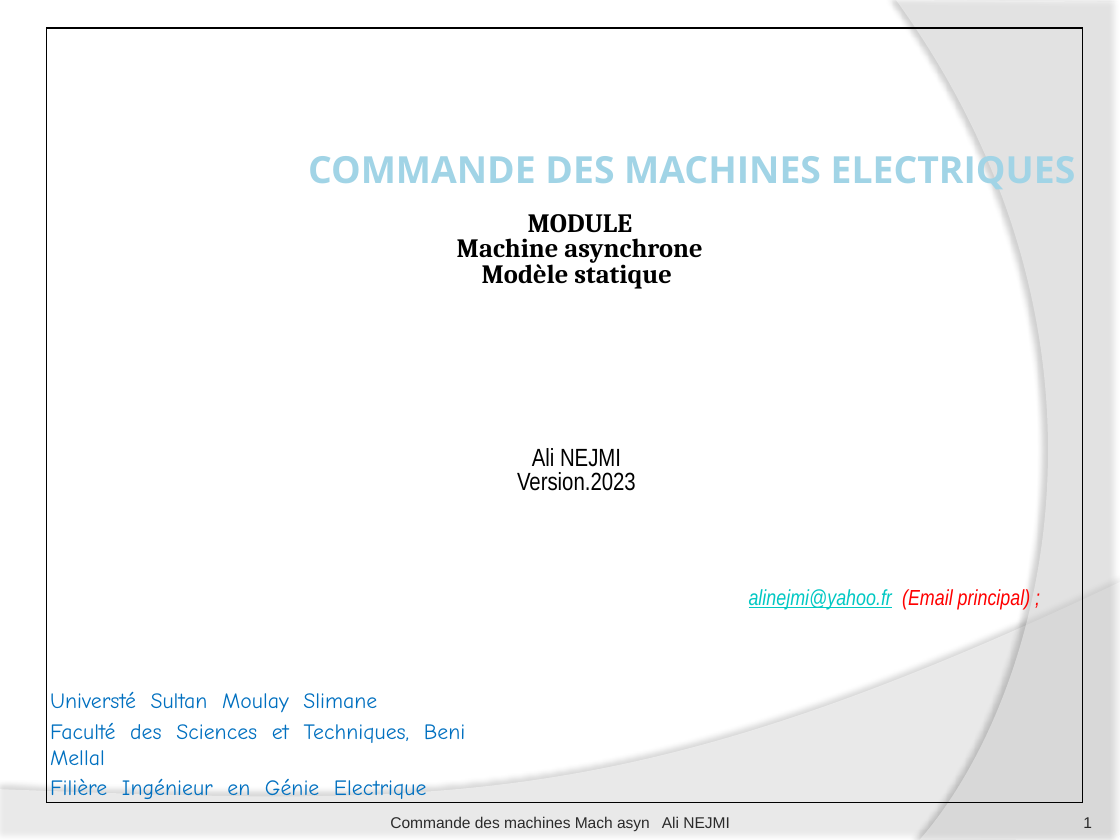
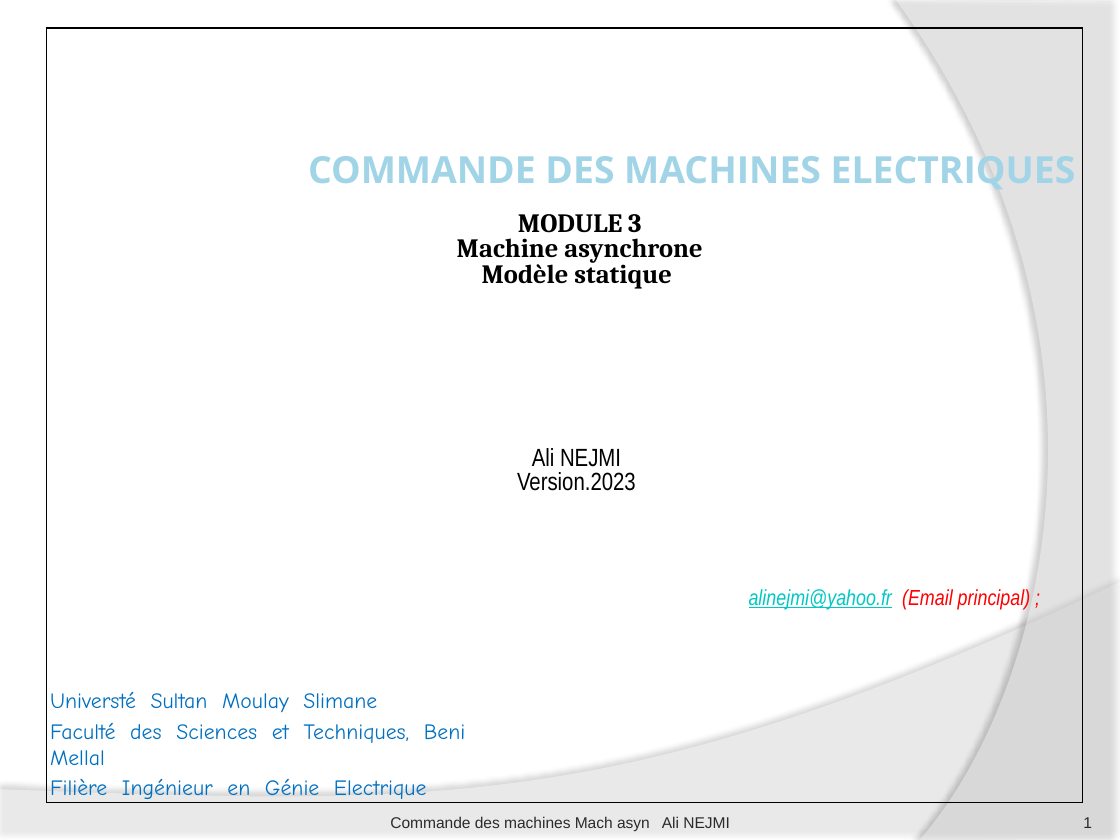
Before and after one commit to alinejmi/alinejmi.github.io, a slide deck: slide 1 of files/Chap3.Commande-du-moteur-asynchrone-Modele-statique.pptx. Drawn at 1120x840 pixels with LibreOffice and Linux fonts; fonts in the diff are those of the drawing; background and template pictures are left out. Boxes give left, top, right and bottom in pixels: in the first picture for what was removed or moved away, otherwise in the second. Text is boxed around its words. In the diff, an @@ line names an element or a change of style, - is before the commit and + after.

Commit message:
coor

```diff
--- a/files/Chap3.Commande-du-moteur-asynchrone-Modele-statique.pptx
+++ b/files/Chap3.Commande-du-moteur-asynchrone-Modele-statique.pptx
@@ title at box(457, 214, 702, 288): text changed @@
-MODULE
-Machine asynchrone
-Modèle statique
+MODULE 3
+Machine asynchrone
+Modèle statique
```
